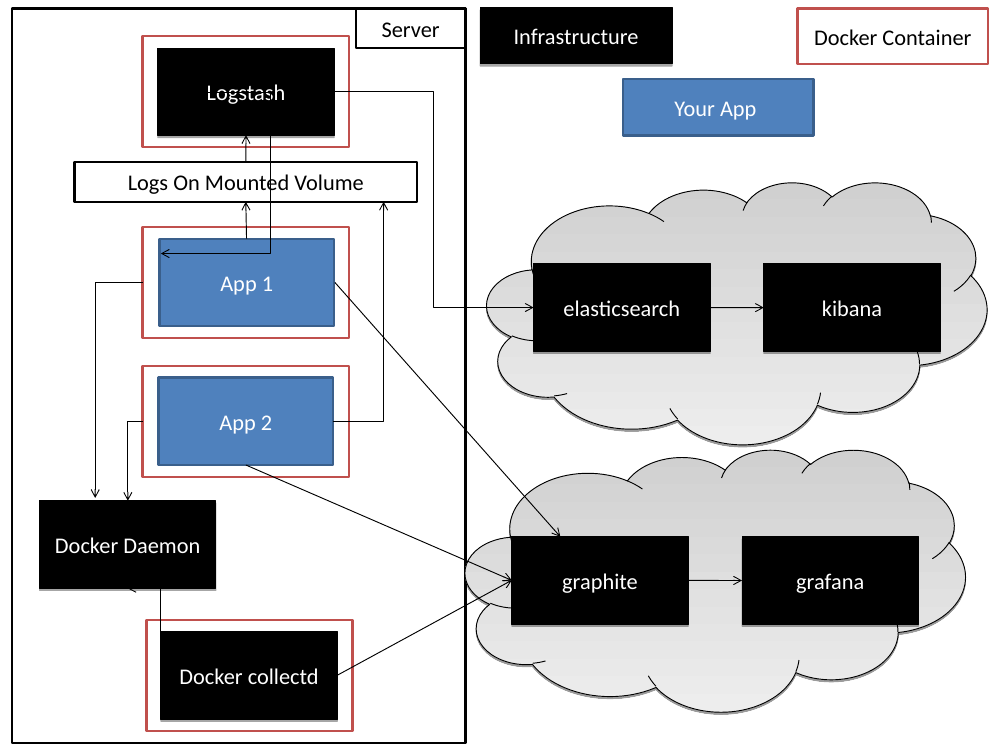
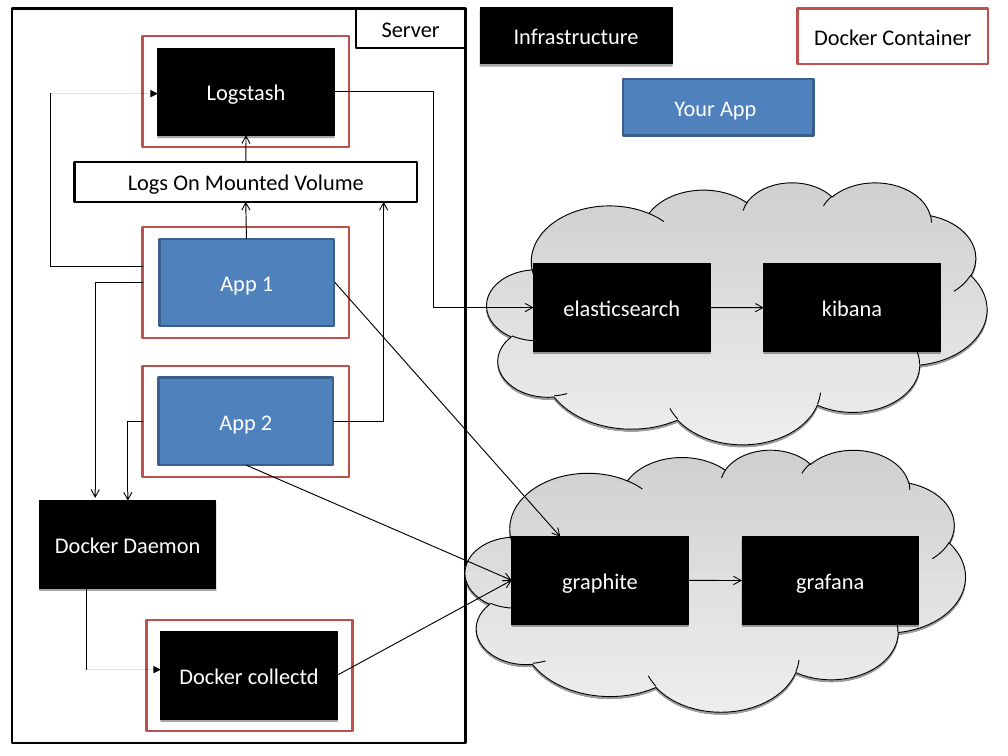
Before and after one commit to RobTaylor76/DevOpsNE-Visualisation-Talk, a slide deck: slide 19 of presentation.odp (slide 16 before the commit). Drawn at 1008x756 pixels with LibreOffice and Linux fonts; fonts in the diff are those of the drawing. Boxes give left, top, right and bottom in pixels: in the first picture for what was removed or moved away, otherwise in the second. Text is boxed around its words. In the diff, an @@ line names an element or a change of style, - is before the commit and + after.

```diff
--- a/presentation.odp
+++ b/presentation.odp
@@ line added from (50, 266) to (50, 93), #000000 0 pt @@
@@ arrow added from (50, 93) to (158, 93), #000000 0 pt @@
@@ elbow arrow removed from (158, 91) to (161, 253) @@
@@ line added from (143, 266) to (50, 266), #000000 0 pt @@
@@ line added from (86, 588) to (86, 670), #000000 0 pt @@
@@ elbow arrow removed from (161, 676) to (128, 588) @@
@@ arrow added from (86, 670) to (161, 670), #000000 0 pt @@
```
Also in this commit, not shown: 3 slides added, 1 other file.
